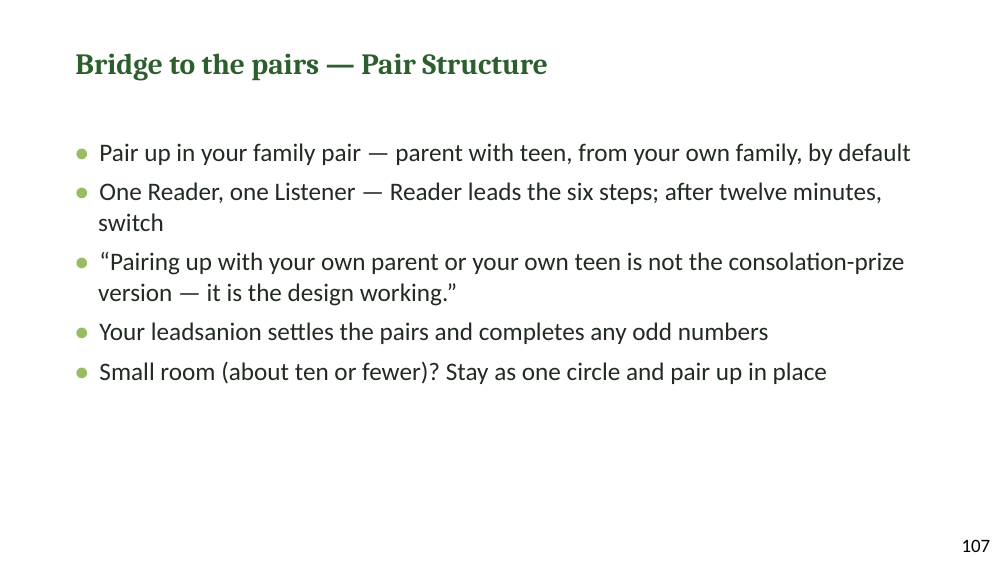
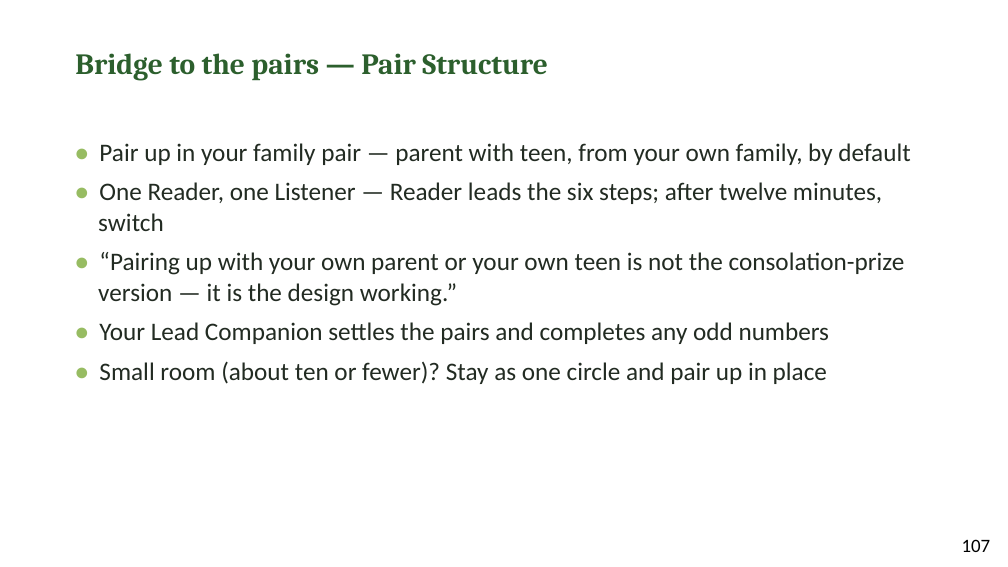
Before and after one commit to jgtittle-ministries/fellowship-of-the-heart-pilot-at-cca-dev, a slide deck: slide 11 of _implementation-notes/evening-series/FotH Evening Session 7 Slides DRAFT v1.pptx. Drawn at 1008x567 pixels with LibreOffice and Linux fonts; fonts in the diff are those of the drawing. Boxes give left, top, right and bottom in pixels: in the first picture for what was removed or moved away, otherwise in the second. Text is boxed around its words. In the diff, an @@ line names an element or a change of style, - is before the commit and + after.

```diff
--- a/_implementation-notes/evening-series/FotH Evening Session 7 Slides DRAFT v1.pptx
+++ b/_implementation-notes/evening-series/FotH Evening Session 7 Slides DRAFT v1.pptx
@@ text at (99, 322, 830, 344): text changed @@
-• Your leadsanion settles the pairs and completes any odd numbers
+• Your Lead Companion settles the pairs and completes any odd numbers
```
Also in this commit, not shown: 38 other files.
